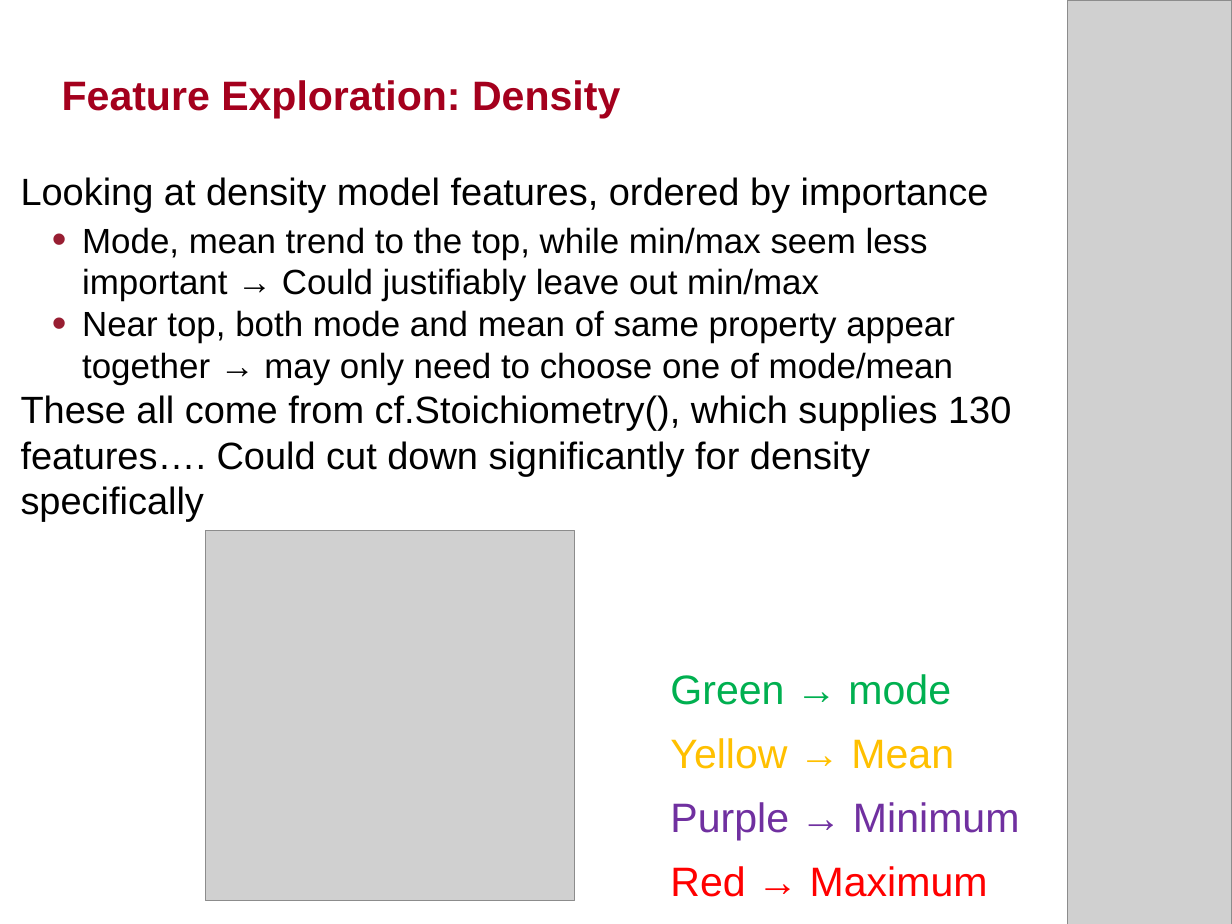
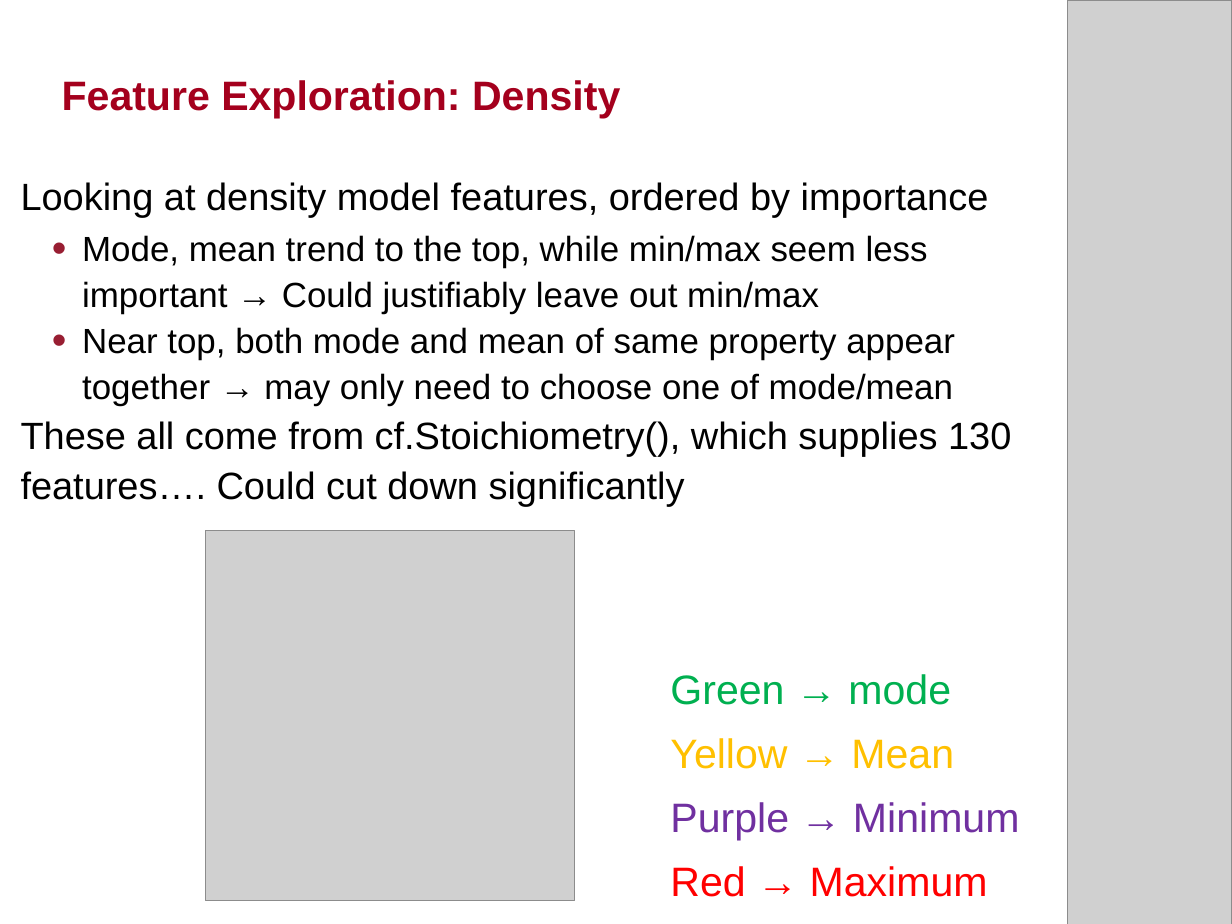
Before and after one commit to tangkong/MechPropModels, a slide deck: slide 4 of results/MechPropModels_summary.pptx. Drawn at 1232x924 pixels with LibreOffice and Linux fonts; fonts in the diff are those of the drawing; grey boxes stand for pictures; background and template pictures are left out. Boxes give left, top, right and bottom in pixels: in the first picture for what was removed or moved away, otherwise in the second. Text is boxed around its words. In the diff, an @@ line names an element or a change of style, - is before the commit and + after.

```diff
--- a/results/MechPropModels_summary.pptx
+++ b/results/MechPropModels_summary.pptx
@@ text at box(21, 182, 989, 406): line spacing 1 to 1.1 @@
@@ text at box(21, 421, 1011, 506): text changed @@
-These all come from cf.Stoichiometry(), which supplies 130 features…. Could cut down significantly for density specifically
+These all come from cf.Stoichiometry(), which supplies 130 features…. Could cut down significantly
```
Also in this commit, not shown: 4 other slides changed, 15 slides added, 40 other files.
